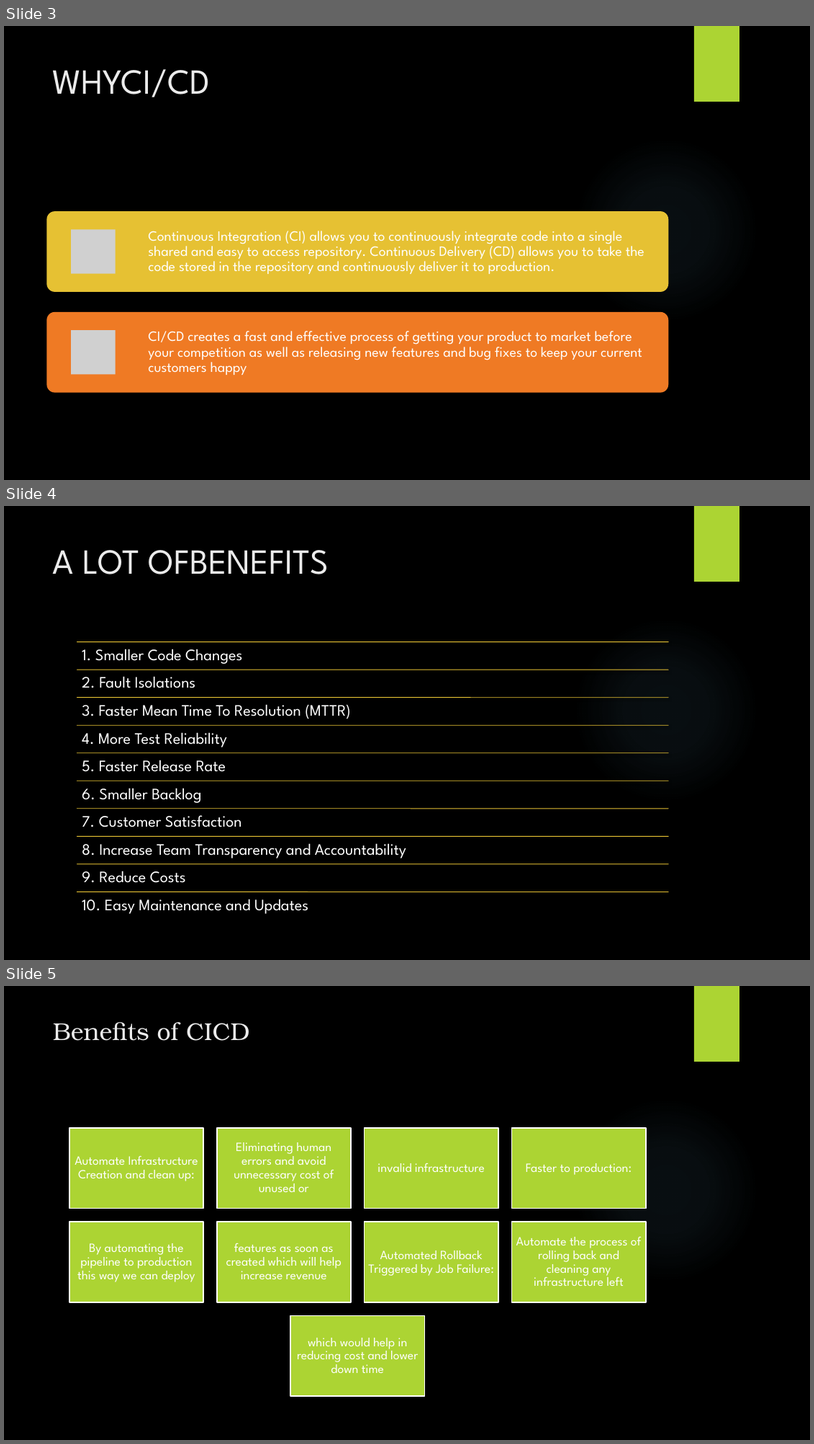
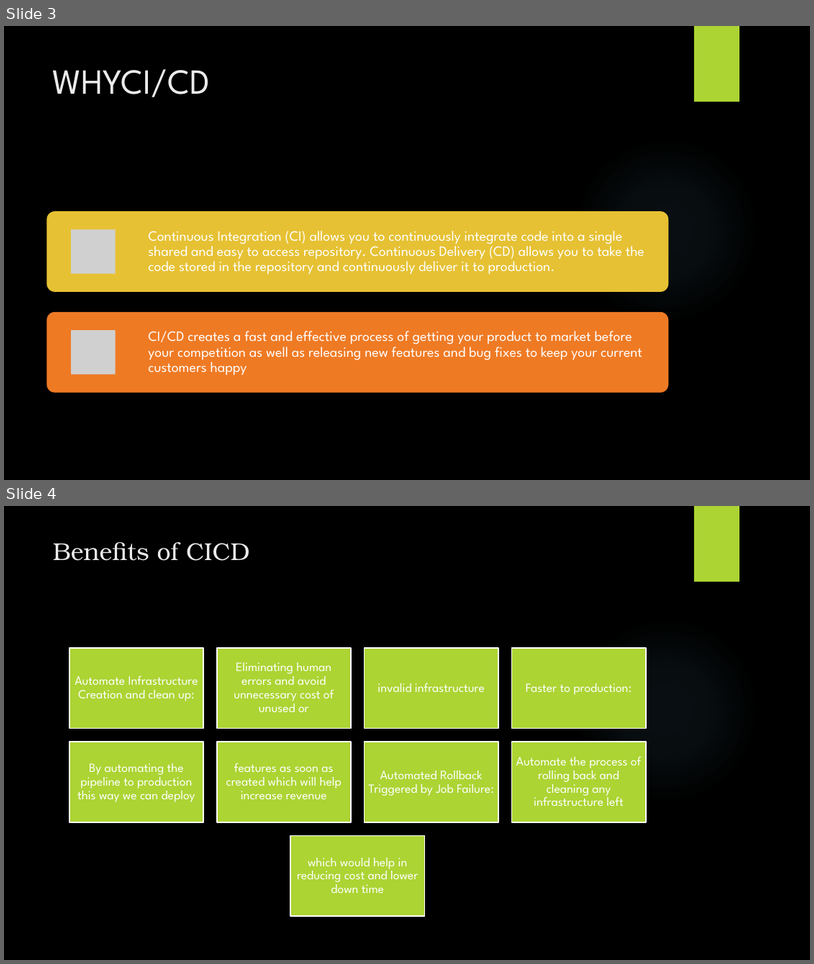
Before and after one commit to Muhamedshe7ata/Udapeple-cicd-master, a slide deck: Presentation2.pptx. Shown one above the other, each under a label of ours: slides 3, 4 and 5 before the commit, slides 3 and 4 after it. The pictures are 814x1444 and 814x964 pixels, drawn with LibreOffice and Linux fonts; fonts in the diff are those of the drawing; grey boxes stand for pictures; background and template pictures are left out. Boxes give left, top, right and bottom in pixels: in the first picture for what was removed or moved away, otherwise in the second. Text is boxed around its words. In the diff, an @@ line names an element or a change of style, - is before the commit and + after.

Commit message:
hi

```diff
--- a/Presentation2.pptx
+++ b/Presentation2.pptx
@@ slide 4 removed at [4,506,810,960], background picture (left out); not listed: 3 template elements that a slide beside it also shows @@
@@ title removed at [53,550,329,574] @@
-A LOT OFBENEFITS
@@ group removed at [77,642,669,914]: 10 lines, 10 texts @@
-1. Smaller Code Changes
-2. Fault Isolations
-3. Faster Mean Time To Resolution (MTTR)
-4. More Test Reliability
-5. Faster Release Rate
-6. Smaller Backlog
-7. Customer Satisfaction
-8. Increase Team Transparency and Accountability
-9. Reduce Costs
-10. Easy Maintenance and Updates
@@ what was slide 5 is now slide 4 @@
```
